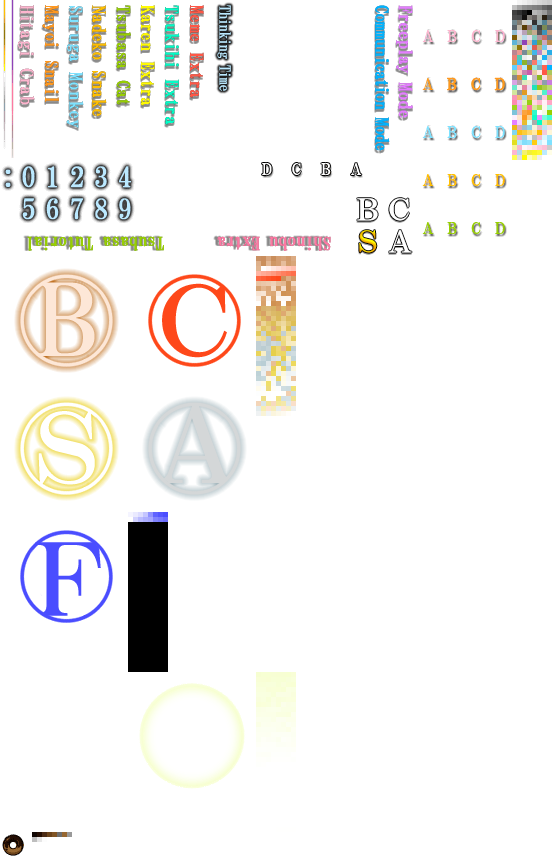
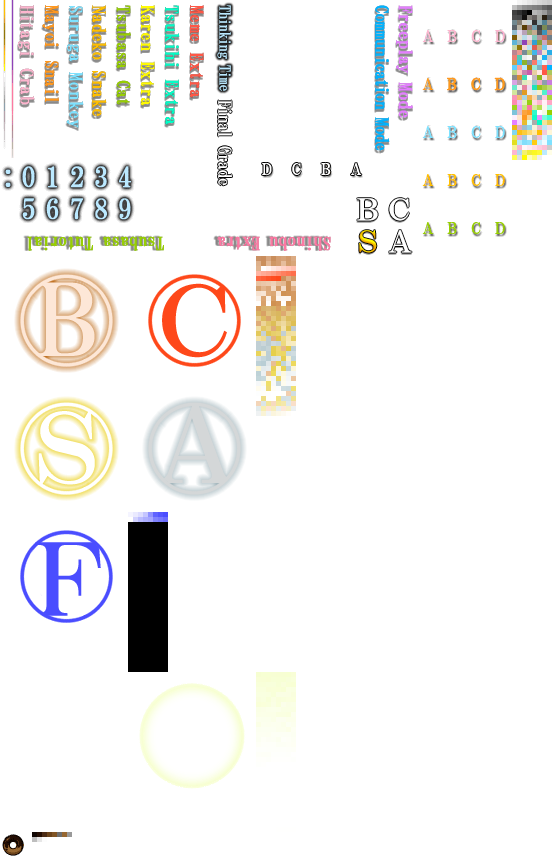
Two versions of the same layered image (552×864). Layer-by-layer changes:
pixels changed over [18, 5, 413, 251] (layer not identified)
